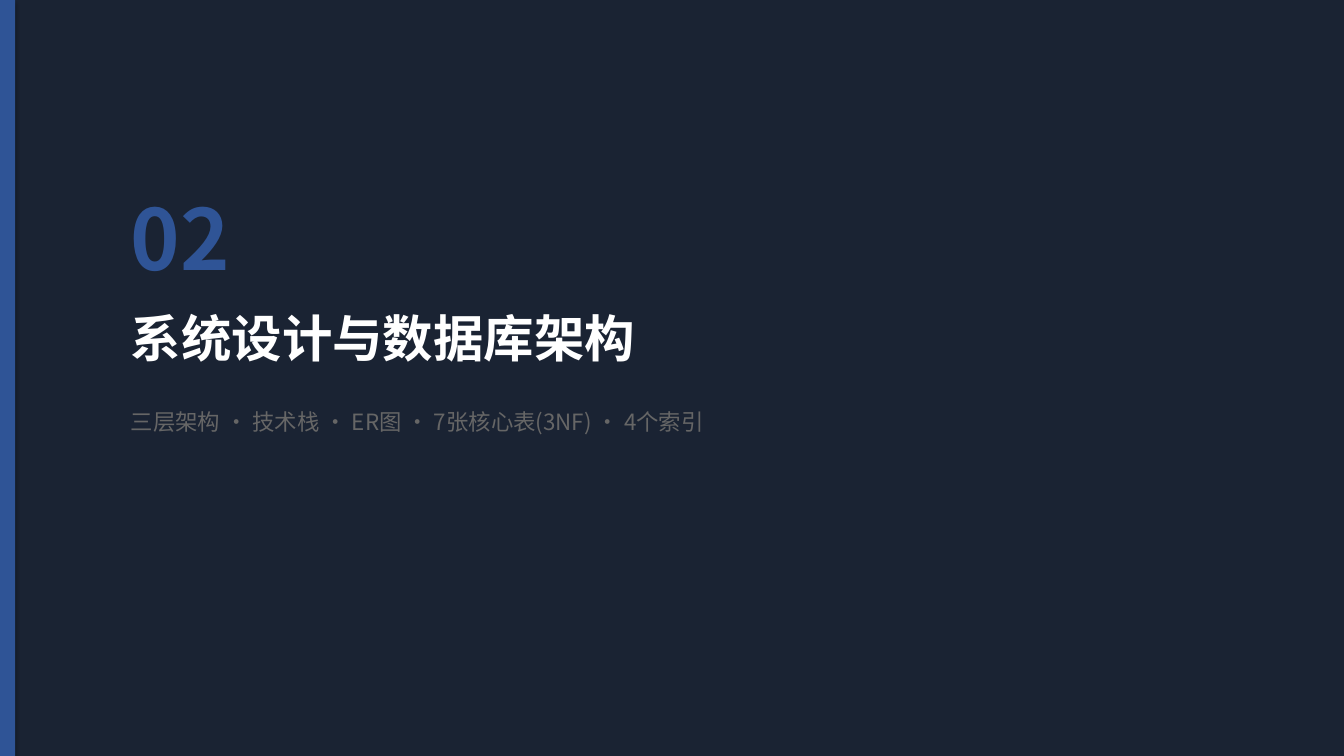
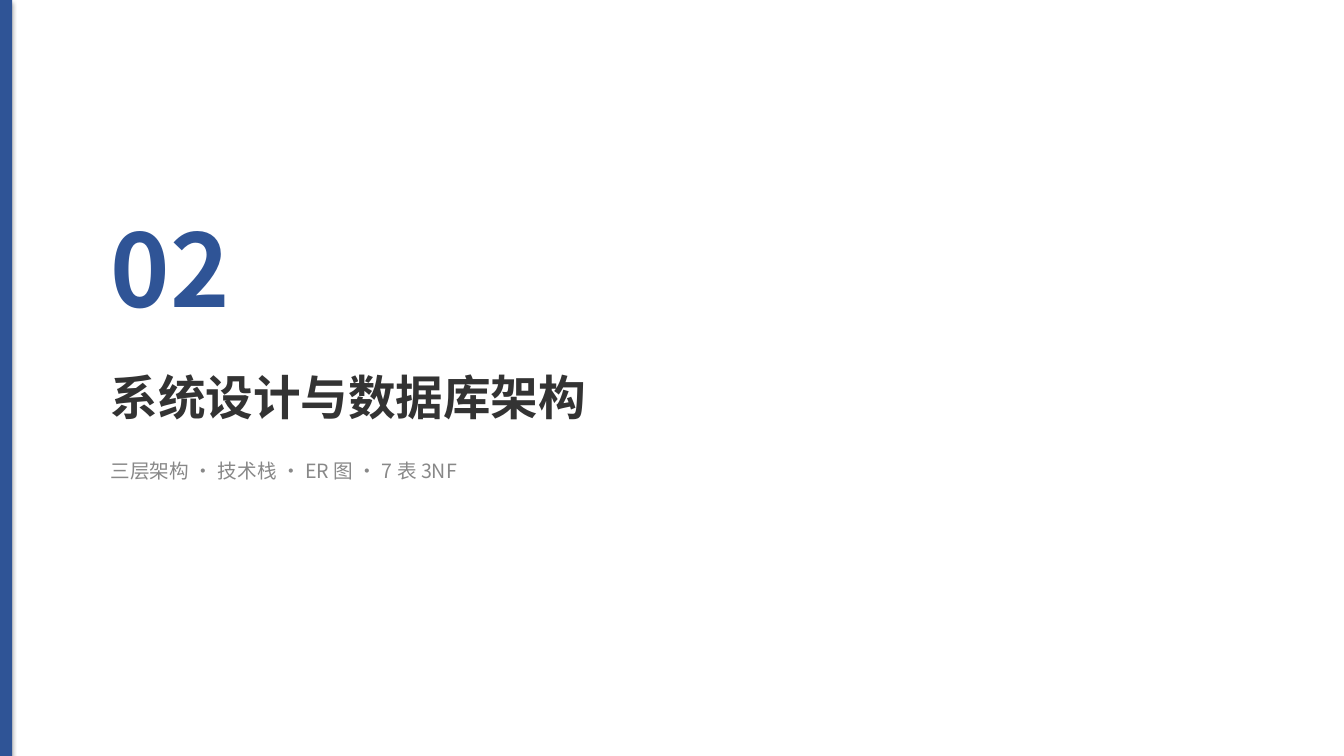
Before and after one commit to sou1maker/database, a slide deck: slide 7 of 校园外卖两段式配送系统_答辩汇报.pptx. Drawn at 1344x756 pixels with LibreOffice and Linux fonts; fonts in the diff are those of the drawing. Boxes give left, top, right and bottom in pixels: in the first picture for what was removed or moved away, otherwise in the second. Text is boxed around its words. In the diff, an @@ line names an element or a change of style, - is before the commit and + after.

```diff
--- a/校园外卖两段式配送系统_答辩汇报.pptx
+++ b/校园外卖两段式配送系统_答辩汇报.pptx
@@ rectangle removed at bbox=[0, 0, 1344, 756] @@
@@ text "02": place and size @@
-text "02" at bbox=[131, 207, 230, 271]
+text "02" at bbox=[111, 231, 230, 309]
@@ text "02" at bbox=[111, 231, 230, 309]: size 60 to 72 pt @@
@@ text "系统设计与数据库架构": place and size @@
-text "系统设计与数据库架构" at bbox=[131, 314, 635, 362]
+text "系统设计与数据库架构" at bbox=[111, 374, 586, 420]
@@ text "系统设计与数据库架构" at bbox=[111, 374, 586, 420]: size 36 to 34 pt, text colour #FFFFFF to #333333 @@
@@ text at bbox=[111, 461, 457, 480]: text changed; size 16 to 14 pt; text colour #666666 to #888888 @@
-三层架构 · 技术栈 · ER图 · 7张核心表(3NF) · 4个索引
+三层架构 · 技术栈 · ER 图 · 7 表 3NF
```
Also in this commit, not shown: 23 other slides changed, 18 slides added, 14 slides removed, 1 other file.
